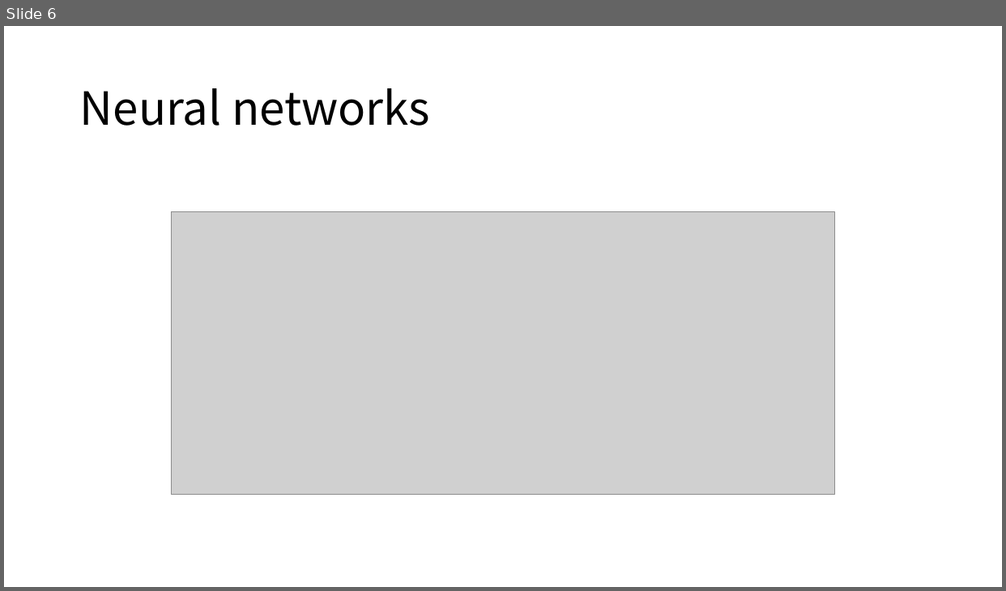
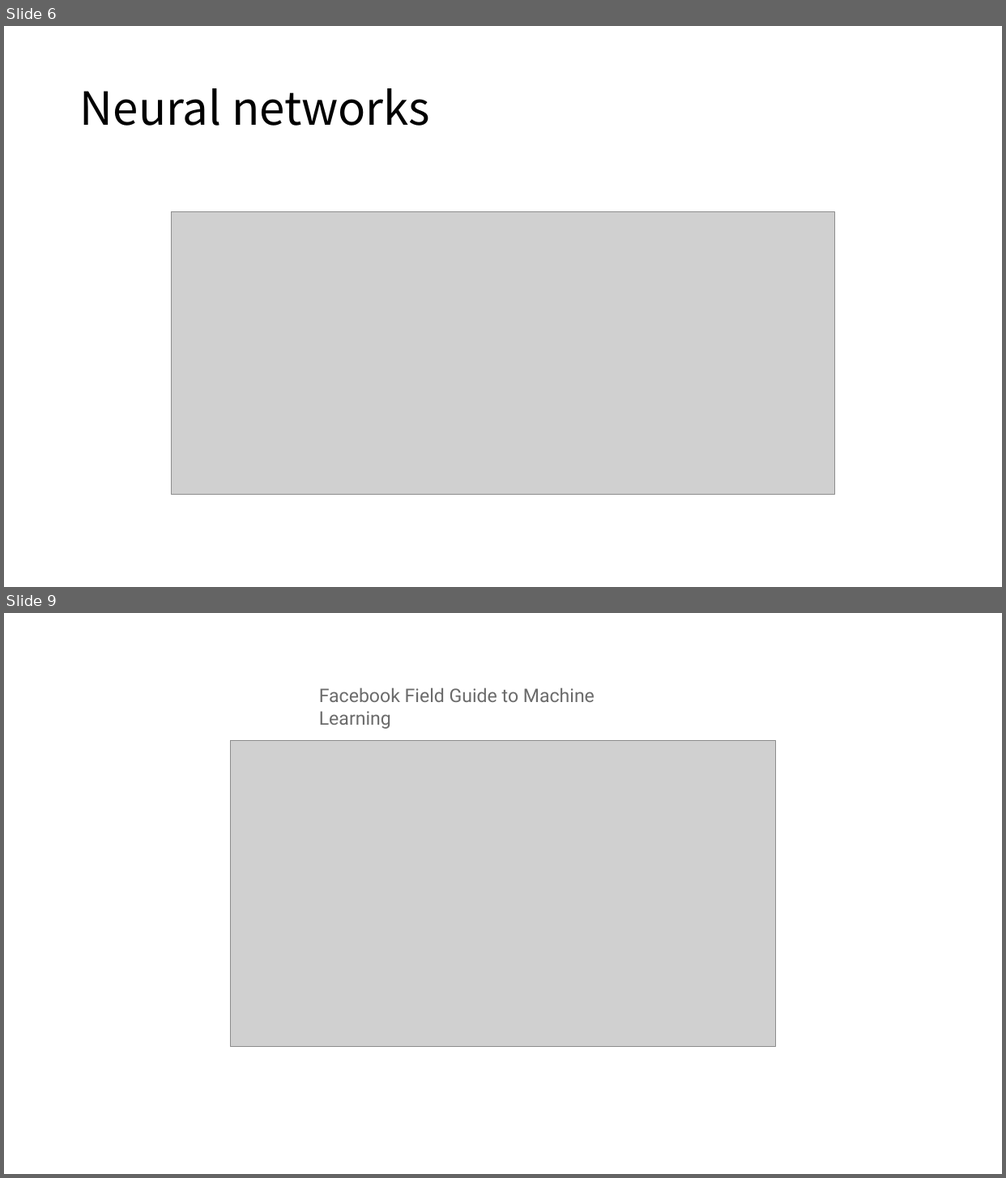
Before and after one commit to MigoJJ/AI_2023.07, a slide deck: AI_04_Neural Networks.pptx. Shown one above the other, each under a label of ours: slide 6 before the commit, slides 6 and 9 after it; the slides between them are not shown. The pictures are 1006x591 and 1006x1178 pixels, drawn with LibreOffice and Linux fonts; fonts in the diff are those of the drawing; grey boxes stand for pictures. Boxes give left, top, right and bottom in pixels: in the first picture for what was removed or moved away, otherwise in the second. Text is boxed around its words. In the diff, an @@ line names an element or a change of style, - is before the commit and + after.

```diff
--- a/AI_04_Neural Networks.pptx
+++ b/AI_04_Neural Networks.pptx
@@ slide 9 added at bbox=[4, 613, 1002, 1174], background #FFFFFF @@
@@ text added at bbox=[319, 688, 594, 729], 18 pt, text #6B6B6B @@
+Facebook Field Guide to Machine Learning
@@ picture added at bbox=[230, 741, 776, 1046] @@
```
Also in this commit, not shown: 2 other slides added, 3 other files.
